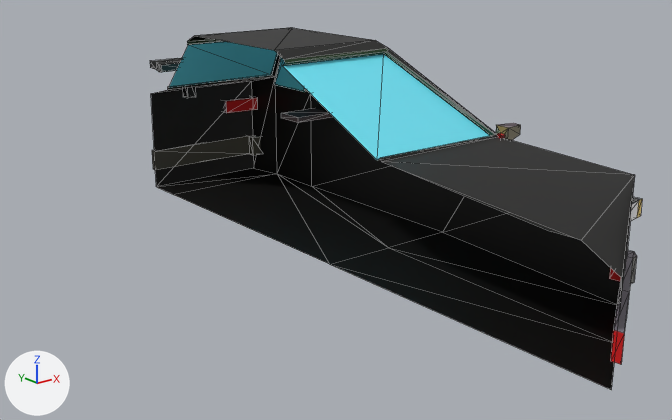
One commit to the glTF model Assets/Cars/BlackCar.glb: the scene before it, then after it.
Both versions are drawn from a 50 mm camera at (-6.42, -9.46, 3.92) aimed at (0.04, -1.38, 0.69). Lighting does not change. The marker at lower left points along +X, +Y and +Z. Mesh edges are drawn as thin lines. Vertices at the same position are counted once.

In view in the first picture: 'SportBlack1'.
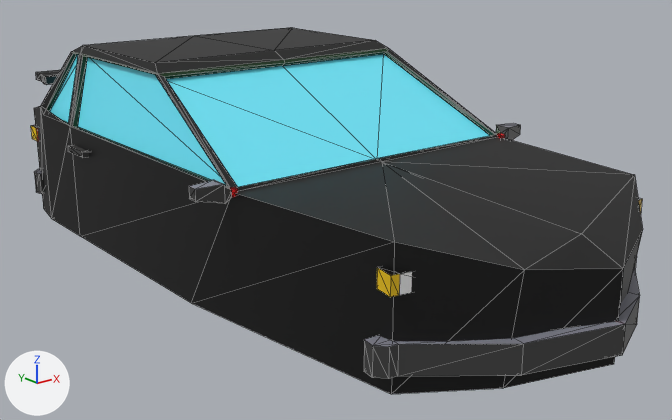
Where the newer file only moved an object's origin or applied its transform, the numbers keep the older frame.

Where the change shows, as pixel boxes [x1, y1, x2, y2] in the pictures (672 x 420 px):
'SportBlack1', reshaped (24% wider)
    before: [150, 28, 642, 389]
    after: [31, 28, 643, 394]
part 1 of me_cube_004, added
    after: [68, 145, 89, 158]
part 2 of me_cube_004, added
    after: [31, 125, 38, 141]
part 3 of me_cube_004, added
    after: [189, 180, 238, 204]
part 4 of me_cube_004, added
    after: [377, 267, 412, 297]
part 5 of me_cube_004, built on
    before: [330, 162, 635, 389]
    after: [34, 36, 643, 394]

Patch to the scene script:
```diff
--- a/Assets/Cars/BlackCar.glb.py
+++ b/Assets/Cars/BlackCar.glb.py
@@ me_cube_004 @@
 # used by ob_sportblack1; location = (0.0, 0.0, 0.442)
-me_cube_004.from_pydata(...)  # 189 vertices, 328 faces; spans x -0.02..2.26, y -5.34..3.05, z -0.44..1.97
+me_cube_004.from_pydata(...)  # 344 vertices, 649 faces; spans x -2.26..2.26, y -5.34..3.05, z -0.44..1.97
+# me_cube_004 part 1: a new loose piece, a box spanning x -1.961..-1.286, y 1.027..1.443, z 0.71..0.781, in mat_material (picture img_64bit_palett)
+# me_cube_004 part 2: the loose piece of 12 vertices spanning x 1.25..1.81, y 2.84..3.05, z 0.56..0.75 is copied, and the copy is mirrored in x about the mesh origin; it spans x -1.81..-1.25, y 2.84..3.05, z 0.56..0.75
+# me_cube_004 part 3: the loose piece of 16 vertices spanning x 1.84..2.26, y -2.25..-2.05, z 0.91..1.1 is copied, and the copy is mirrored in x about the mesh origin; it spans x -2.26..-1.84, y -2.25..-2.05, z 0.91..1.1
+# me_cube_004 part 4: the loose piece of 12 vertices spanning x 1.15..1.72, y -4.38..-4.08, z 0.56..0.75 is copied, and the copy is mirrored in x about the mesh origin; it spans x -1.72..-1.15, y -4.38..-4.08, z 0.56..0.75
+# me_cube_004 part 5
+# 2 vertices are removed from x 0.0, y -5.34, z -0.17..0.13
+# 7 faces are deleted
+# 13 vertices move from x -0.02..1.64, y -5.27..-4.23, z -0.44..1.0 to x -0.02..1.64, y -5.27..-4.23, z -0.37..0.88
+# 65 vertices are added at x -1.88..0.02, y -5.34..3.02, z -0.44..1.97
+# 8 new vertices lie (-0.46, 0.0, 0.0) away from vertices in x 0.0, y 2.59..2.93, z 1.36..1.49
+# 8 new vertices lie (-0.08, 0.0, 0.0) away from vertices in x -0.46, y 2.59..2.93, z 1.36..1.49
+# 8 new vertices lie (-1.17, 0.0, 0.0) away from vertices in x -0.54, y 2.59..2.93, z 1.36..1.49
+# 14 new vertices lie (0.0, 0.0, 0.3) away from vertices in x -1.88..-0.8, y -4.94..3.02, z -0.17
+# 6 new vertices lie (0.0, 0.14, 0.0) away from vertices in x -1.66..-0.43, y 1.6..2.63, z 0.93..1.87
+# 246 new faces join them
 me_cube_004.materials.append(mat_material)
```
